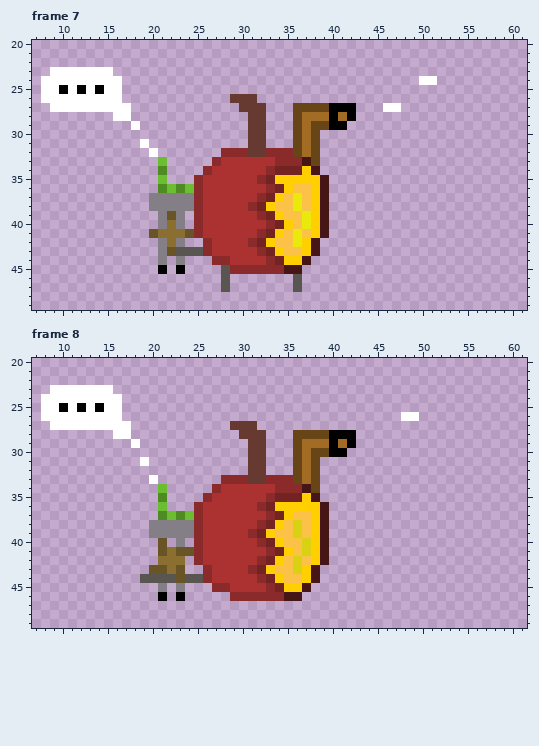
One commit to this pixel-art file: Assets/Enemies/Worm spotter/Worm Spotter.aseprite. The first picture shows the starting point.
64x64 pixels, 11 frames. Shown: frame 7: x 7..61, y 20..49; frame 8: x 7..61, y 20..49. The commit also changed other frames, which this record leaves out.
And afterwards:
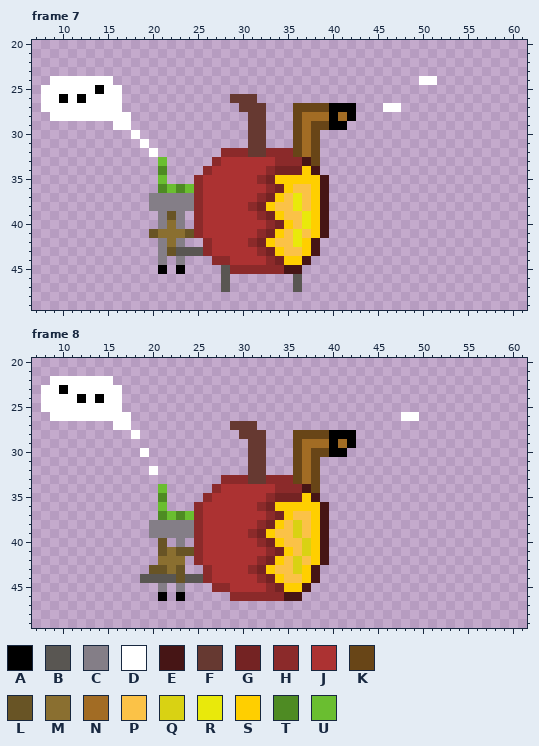
Palette (. is transparent): A #000000  B #595652  C #847e87  D #ffffff  E #461515  F #663931  G #742323  H #8b2a2a  J #ac3232  K #684517  L #685425  M #8a6f30  N #a26c24  P #fbc247  Q #d9d213  R #e9e90b  S #ffcf00  T #4e8b23  U #6abe30
From old to new:
--- frame 7
@@ x 7..20 @@
 22 ..............
-23 ..DDDDDDD.....
-24 .DDDDDDDDD....
-25 .DDADADADD....
-26 .DDDDDDDDD....
-27 ..DDDDDDDDD...
-28 .........DD...
-29 ...........D..
-30 ..............
+23 ..............
+24 ..DDDDDDD.....
+25 .DDDDDDADD....
+26 .DDADADDDD....
+27 .DDDDDDDDD....
+28 ..DDDDDDDDD...
+29 .........DD...
+30 ...........D..
 31 ............D.
--- frame 8
@@ x 7..22 @@
 21 ................
-22 ................
-23 ..DDDDDDD.......
-24 .DDDDDDDDD......
-25 .DDADADADD......
-26 .DDDDDDDDD......
-27 ..DDDDDDDDD.....
-28 .........DD.....
-29 ...........D....
-30 ................
-31 ............D...
-32 ................
-33 .............D..
+22 ..DDDDDDD.......
+23 .DDADDDDDD......
+24 .DDDDADADD......
+25 .DDDDDDDDD......
+26 ..DDDDDDDDD.....
+27 .........DD.....
+28 ...........D....
+29 ................
+30 ............D...
+31 ................
+32 .............D..
+33 ................
 34 ..............U.
Where, in picture pixels (left, top, right, bottom), the same in both pictures:
changed: (41, 67, 140, 139)
changed: (41, 376, 158, 484)
